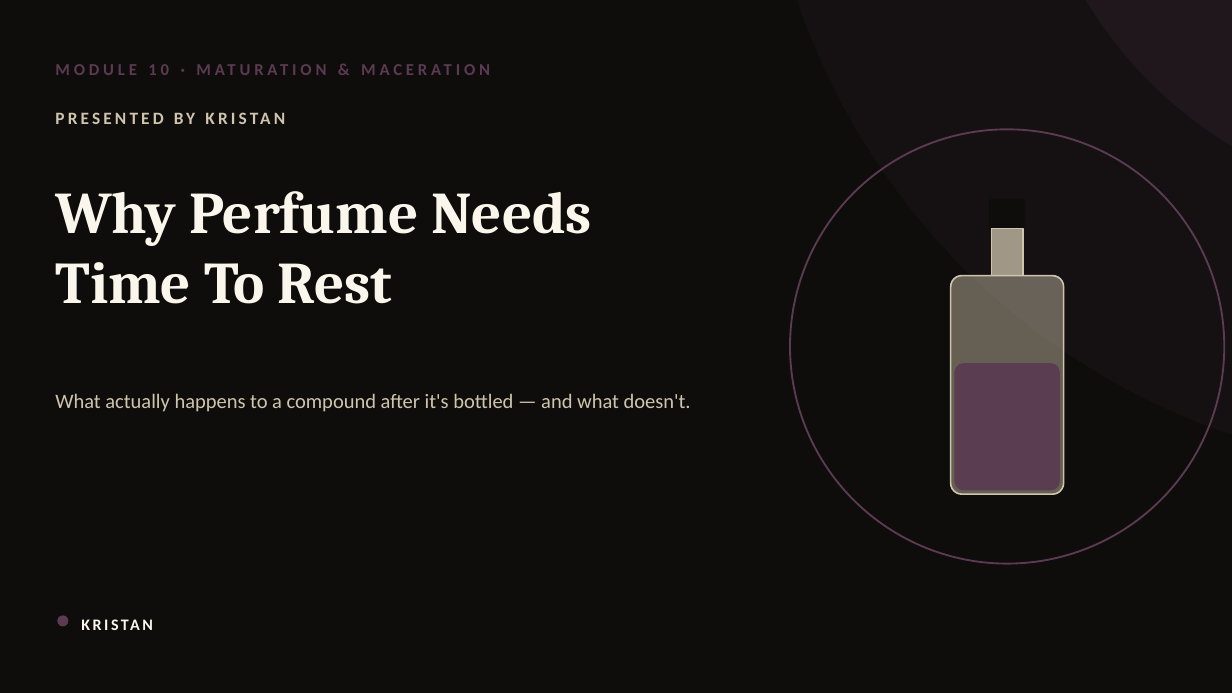
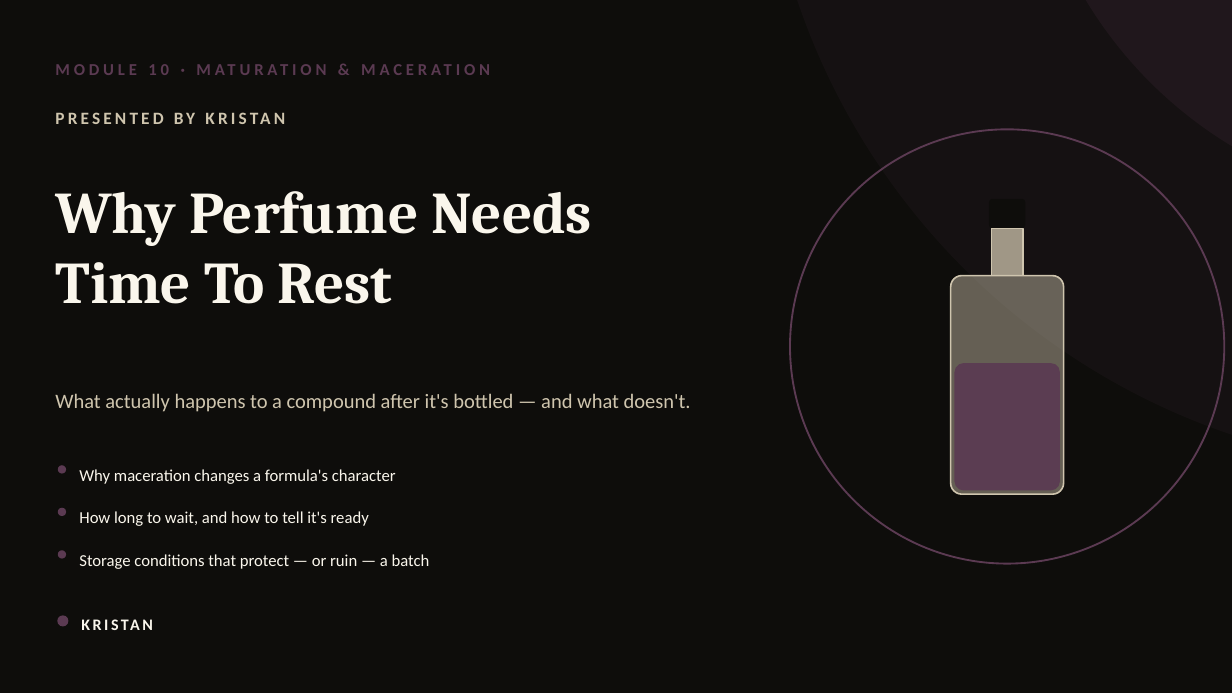
Before and after one commit to yevfumes/yev, a slide deck: slide 169 of course/YEVFUMES_Perfumery_Course.pptx (slide 115 before the commit). Drawn at 1232x693 pixels with LibreOffice and Linux fonts; fonts in the diff are those of the drawing. Boxes give left, top, right and bottom in pixels: in the first picture for what was removed or moved away, otherwise in the second. Text is boxed around its words. In the diff, an @@ line names an element or a change of style, - is before the commit and + after.

```diff
--- a/course/YEVFUMES_Perfumery_Course.pptx
+++ b/course/YEVFUMES_Perfumery_Course.pptx
@@ ellipse added at (x1=57, y1=466, x2=66, y2=474), fill #5B3A52 @@
@@ text added at (x1=79, y1=469, x2=396, y2=484), 13 pt, text #FAF6EC @@
+Why maceration changes a formula's character
@@ ellipse added at (x1=57, y1=508, x2=66, y2=517), fill #5B3A52 @@
@@ text added at (x1=79, y1=511, x2=369, y2=526), 13 pt, text #FAF6EC @@
+How long to wait, and how to tell it's ready
@@ ellipse added at (x1=57, y1=551, x2=66, y2=559), fill #5B3A52 @@
@@ text added at (x1=79, y1=554, x2=430, y2=569), 13 pt, text #FAF6EC @@
+Storage conditions that protect — or ruin — a batch
```
Also in this commit, not shown: 130 other slides changed, 58 slides added, 4 slides removed, 1 other file.
